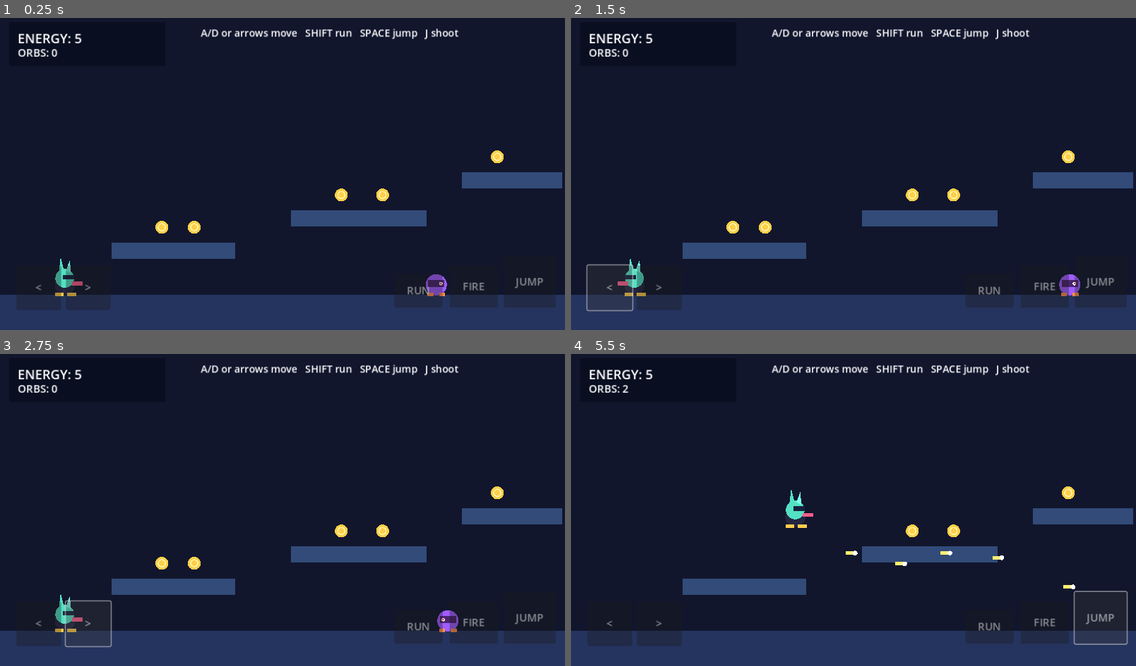
Above: before the commit, frames 1-4 (two rows, left to right).
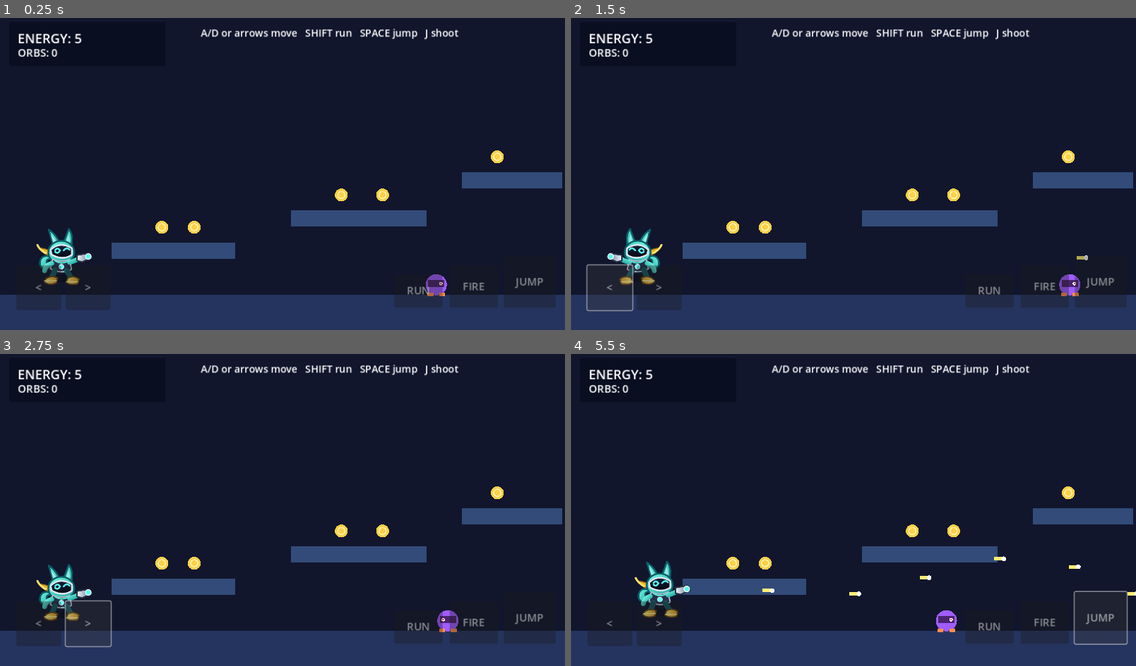
Above: after the commit, the same moments.

Repository: ilia55555/game-2D
Game: Godot game, scene res://scenes/main.tscn
Same seed, same stepped clock (60 frames per second), same inputs: the game is played once before the commit and once after it.
Inputs:
- Up to frame 1 (0.25 s): no input
- Up to frame 2 (1.5 s): click "FIRE" at 0.5 s; click "<" at 1.25 s
- Up to frame 3 (2.75 s): click ">" at 2 s
- Up to frame 4 (5.5 s): click "RUN" at 2.75 s; click "JUMP" at 3.5 s; hold J 4.28-5.03 s; hold D from 4.28 s (still down); tap Space at 4.52, 5.27 s; tap K at 4.55, 5.1 s; tap J at 5.3 s

The runs differ from the first frame. In frame 1, 0.9% of the frame differs, in the area x 6-17%, y 67-90%; in frame 2, 0.9%; in frame 3, 0.9%; in frame 4, 1.6%, in the area x 9-100%, y 9-90%.
Error after the commit: Invalid assignment of property or key 'text' with value of type 'String' on a base object of type 'Nil'. (res://scripts/main.gd:161)

Commit message:
بازطراحی کنترل و گرافیک شخصیت اصلی

Diff:
--- a/scripts/player.gd
+++ b/scripts/player.gd
@@ -5,24 +5,28 @@
 signal coins_changed(value: int)
 signal died
 
-const WALK_SPEED := 300.0
-const RUN_SPEED := 470.0
-const ACCELERATION := 2200.0
-const AIR_ACCELERATION := 1350.0
-const FRICTION := 2600.0
-const GRAVITY := 1500.0
-const JUMP_VELOCITY := -560.0
-const MAX_FALL_SPEED := 900.0
-const COYOTE_TIME := 0.11
-const JUMP_BUFFER_TIME := 0.12
-const SHOOT_COOLDOWN := 0.16
-
-var health := 5
+const WALK_SPEED := 320.0
+const RUN_SPEED := 520.0
+const ACCELERATION := 2500.0
+const AIR_ACCELERATION := 1500.0
+const FRICTION := 2900.0
+const GRAVITY := 1650.0
+const JUMP_VELOCITY := -610.0
+const MAX_FALL_SPEED := 980.0
+const COYOTE_TIME := 0.12
+const JUMP_BUFFER_TIME := 0.13
+const SHOOT_COOLDOWN := 0.15
+
+var max_health := 8
+var health := 8
 var coins := 0
 var facing := 1.0
 var coyote_timer := 0.0
 var jump_buffer_timer := 0.0
 var shoot_timer := 0.0
+var invulnerability_timer := 0.0
+var afterimage_timer := 0.0
+var visual_time := 0.0
 var touch_left := false
 var touch_right := false
 var touch_jump := false
@@ -31,23 +35,61 @@
 var jump_was_pressed := false
 var spawn_position := Vector2.ZERO
 var bullet_scene_owner: Node = null
+var sprite: Sprite2D
 
 func _ready() -> void:
+	add_to_group("player")
 	spawn_position = global_position
 	collision_layer = 1
 	collision_mask = 2 | 4
-	var shape := CollisionShape2D.new()
+	floor_snap_length = 8.0
+
+	var shape_node := CollisionShape2D.new()
 	var capsule := CapsuleShape2D.new()
-	capsule.radius = 13.0
-	capsule.height = 46.0
-	shape.shape = capsule
-	shape.position = Vector2(0, -2)
-	add_child(shape)
+	capsule.radius = 17.0
+	capsule.height = 64.0
+	shape_node.shape = capsule
+	shape_node.position = Vector2(0, -4)
+	add_child(shape_node)
+
+	sprite = Sprite2D.new()
+	sprite.texture = load("res://assets/characters/hero.svg")
+	sprite.scale = Vector2(0.58, 0.58)
+	sprite.position = Vector2(0, -36)
+	add_child(sprite)
+
+	health_changed.emit(health)
+	queue_redraw()
+
+func _process(delta: float) -> void:
+	visual_time += delta
+	afterimage_timer = maxf(0.0, afterimage_timer - delta)
+
+	if sprite:
+		sprite.flip_h = facing < 0.0
+		var speed_ratio := clampf(absf(velocity.x) / RUN_SPEED, 0.0, 1.0)
+		if is_on_floor():
+			sprite.position.y = -36.0 + sin(visual_time * 17.0) * 2.4 * speed_ratio
+			sprite.rotation = lerpf(sprite.rotation, velocity.x / RUN_SPEED * 0.055, 0.18)
+		else:
+			sprite.position.y = -38.0
+			sprite.rotation = lerpf(sprite.rotation, velocity.x / RUN_SPEED * 0.12, 0.12)
+
+		if invulnerability_timer > 0.0:
+			sprite.visible = int(invulnerability_timer * 18.0) % 2 == 0
+		else:
+			sprite.visible = true
+
+		if is_on_floor() and absf(velocity.x) > 430.0 and afterimage_timer <= 0.0:
+			spawn_afterimage()
+			afterimage_timer = 0.075
+
 	queue_redraw()
 
 func _physics_process(delta: float) -> void:
 	shoot_timer = maxf(0.0, shoot_timer - delta)
 	jump_buffer_timer = maxf(0.0, jump_buffer_timer - delta)
+	invulnerability_timer = maxf(0.0, invulnerability_timer - delta)
 
 	if is_on_floor():
 		coyote_timer = COYOTE_TIME
@@ -72,6 +114,9 @@
 	if (keyboard_jump and not jump_was_pressed) or touch_jump:
 		jump_buffer_timer = JUMP_BUFFER_TIME
 		touch_jump = false
+
+	if not keyboard_jump and jump_was_pressed and velocity.y < -180.0:
+		velocity.y *= 0.52
 	jump_was_pressed = keyboard_jump
 
 	if jump_buffer_timer > 0.0 and coyote_timer > 0.0:
@@ -85,22 +130,33 @@
 
 	move_and_slide()
 
-	if global_position.y > 760.0:
-		take_damage(1)
+	if global_position.y > 950.0:
+		take_damage(1, global_position.x)
 		respawn()
-
-	queue_redraw()
 
 func shoot() -> void:
 	if bullet_scene_owner != null and bullet_scene_owner.has_method("spawn_bullet"):
-		bullet_scene_owner.call("spawn_bullet", global_position + Vector2(22.0 * facing, -4.0), facing)
-
-func take_damage(amount: int) -> void:
+		bullet_scene_owner.call("spawn_bullet", global_position + Vector2(35.0 * facing, -35.0), facing)
+		if sprite:
+			var old_scale := sprite.scale
+			sprite.scale = Vector2(old_scale.x * 1.06, old_scale.y * 0.95)
+			var recoil := create_tween()
+			recoil.tween_property(sprite, "scale", old_scale, 0.08)
+
+func take_damage(amount: int, source_x: float = 0.0) -> void:
+	if invulnerability_timer > 0.0:
+		return
+	invulnerability_timer = 0.85
 	health = maxi(0, health - amount)
 	health_changed.emit(health)
+
+	if source_x != 0.0:
+		velocity.x = 420.0 if global_position.x > source_x else -420.0
+		velocity.y = -260.0
+
 	if health <= 0:
 		died.emit()
-		health = 5
+		health = max_health
 		health_changed.emit(health)
 		respawn()
 
@@ -108,28 +164,61 @@
 	coins += 1
 	coins_changed.emit(coins)
 
+func set_checkpoint(new_position: Vector2) -> void:
+	spawn_position = new_position
+	if health < max_health:
+		health = mini(max_health, health + 2)
+		health_changed.emit(health)
+
 func respawn() -> void:
 	global_position = spawn_position
 	velocity = Vector2.ZERO
 
+func boost_horizontal(speed: float, direction: float = 1.0) -> void:
+	velocity.x = speed * direction
+	facing = direction
+
+func spring(power: float = 850.0) -> void:
+	velocity.y = -absf(power)
+
 func set_touch_state(action: String, pressed: bool) -> void:
 	match action:
-		"left": touch_left = pressed
-		"right": touch_right = pressed
+		"left":
+			touch_left = pressed
+		"right":
+			touch_right = pressed
 		"jump":
 			if pressed:
 				touch_jump = true
-		"shoot": touch_shoot = pressed
-		"run": touch_run = pressed
+		"shoot":
+			touch_shoot = pressed
+		"run":
+			touch_run = pressed
+
+func spawn_afterimage() -> void:
+	if sprite == null or get_parent() == null:
+		return
+	var ghost := Sprite2D.new()
+	ghost.texture = sprite.texture
+	ghost.scale = sprite.scale
+	ghost.flip_h = sprite.flip_h
+	ghost.rotation = sprite.rotation
+	ghost.global_position = global_position + sprite.position
+	ghost.modulate = Color(0.25, 1.0, 0.92, 0.24)
+	ghost.z_index = z_index - 1
+	get_parent().add_child(ghost)
+	var fade := ghost.create_tween()
+	fade.set_parallel(true)
+	fade.tween_property(ghost, "modulate:a", 0.0, 0.23)
+	fade.tween_property(ghost, "scale", ghost.scale * 1.08, 0.23)
+	fade.chain().tween_callback(ghost.queue_free)
 
 func _draw() -> void:
-	var flip := facing
-	draw_circle(Vector2(0, 5), 17.0, Color("252542"))
-	draw_circle(Vector2(0, -7), 16.0, Color("53e0c3"))
-	draw_rect(Rect2(Vector2(-3 if flip > 0 else -16, -13), Vector2(19, 8)), Color("16223d"), true)
-	draw_polygon(PackedVector2Array([Vector2(-10,-18), Vector2(-7,-43), Vector2(-1,-20)]), PackedColorArray([Color("53e0c3")]))
-	draw_polygon(PackedVector2Array([Vector2(2,-20), Vector2(9,-39), Vector2(10,-16)]), PackedColorArray([Color("7fffe7")]))
-	draw_rect(Rect2(Vector2(-16, 18), Vector2(14, 6)), Color("ffcc4d"), true)
-	draw_rect(Rect2(Vector2(4, 18), Vector2(16, 6)), Color("ffcc4d"), true)
-	var gun_x := 12.0 if flip > 0 else -28.0
-	draw_rect(Rect2(Vector2(gun_x, -2), Vector2(18, 7)), Color("ff5c8a"), true)
+	draw_ellipse_shadow(Vector2(0, 0), 26.0, 7.0)
+
+func draw_ellipse_shadow(center: Vector2, rx: float, ry: float) -> void:
+	var points := PackedVector2Array()
+	for i in range(20):
+		var a := TAU * float(i) / 20.0
+		points.append(center + Vector2(cos(a) * rx, sin(a) * ry))
+	draw_colored_polygon(points, Color(0.0, 0.0, 0.0, 0.24))
